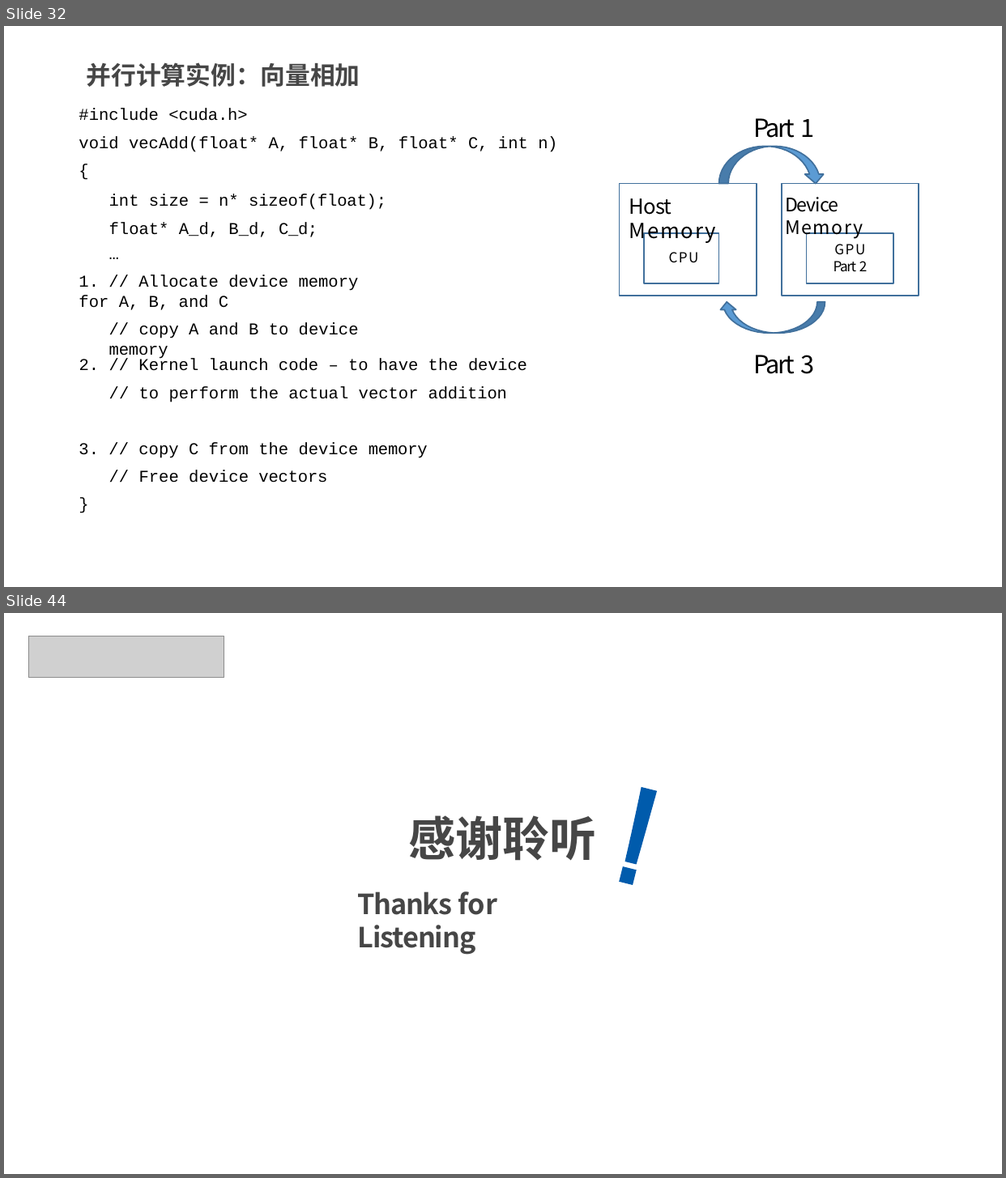
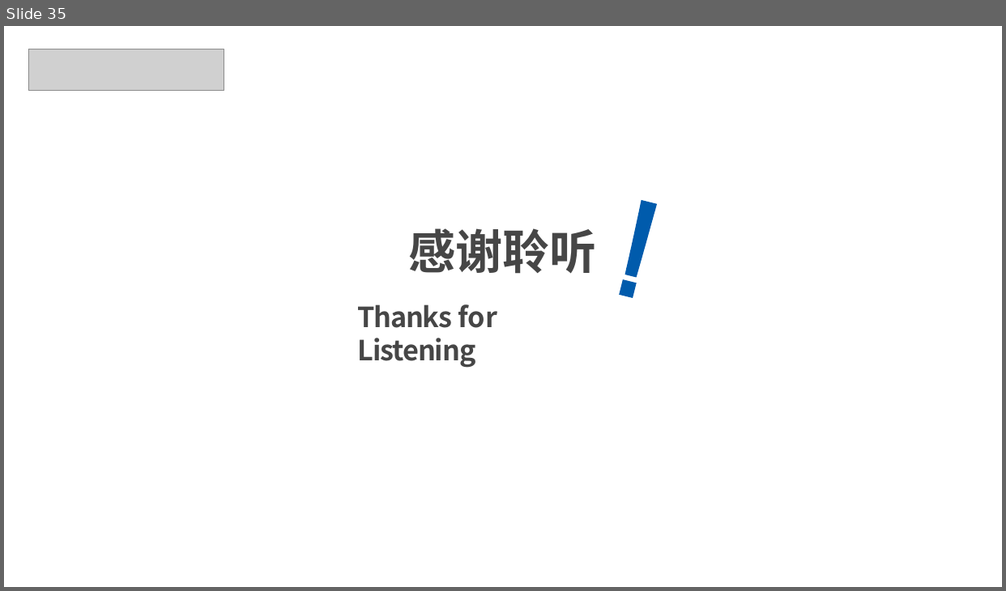
Before and after one commit to xws117/Bilibili-tutorial, a slide deck: 3-CUDA C编程及GPU基本知识.pptx. Shown one above the other, each under a label of ours: slides 32 and 44 before the commit, slide 35 after it; the slides between them are not shown. The pictures are 1006x1178 and 1006x591 pixels, drawn with LibreOffice and Linux fonts; fonts in the diff are those of the drawing; grey boxes stand for pictures; background and template pictures are left out. Boxes give left, top, right and bottom in pixels: in the first picture for what was removed or moved away, otherwise in the second. Text is boxed around its words. In the diff, an @@ line names an element or a change of style, - is before the commit and + after.

```diff
--- a/3-CUDA C编程及GPU基本知识.pptx
+++ b/3-CUDA C编程及GPU基本知识.pptx
@@ slide 32 removed at <box>4,26,1002,587</box>, background #FFFFFF @@
@@ title removed at <box>87,62,360,87</box> @@
-并行计算实例：向量相加
@@ text removed at <box>79,109,557,360</box> @@
-#include <cuda.h>
-void vecAdd(float* A, float* B, float* C, int n)
-{
-int size = n* sizeof(float); float* A_d, B_d, C_d;
-…
-1. // Allocate device memory for A, B, and C
-// copy A and B to device memory
@@ text removed at <box>754,118,814,138</box> @@
-Part 1
@@ freeform shape removed at <box>718,146,769,184</box> @@
@@ freeform shape removed at <box>718,146,823,184</box> @@
@@ freeform shape removed at <box>765,146,825,184</box> @@
@@ rectangle removed at <box>619,184,756,296</box> @@
-Host Memory
@@ rectangle removed at <box>782,184,919,296</box> @@
-Device Memory
@@ rectangle removed at <box>644,233,718,284</box> @@
-CPU
@@ rectangle removed at <box>807,233,894,284</box> @@
-GPU
-Part 2
@@ freeform shape removed at <box>721,302,774,333</box> @@
@@ freeform shape removed at <box>721,302,825,333</box> @@
@@ freeform shape removed at <box>770,302,825,333</box> @@
@@ text removed at <box>79,359,527,403</box> @@
-2. // Kernel launch code – to have the device
-// to perform the actual vector addition
@@ text removed at <box>754,355,814,374</box> @@
-Part 3
@@ text removed at <box>79,442,428,483</box> @@
-3. // copy C from the device memory
-// Free device vectors
-}
@@ what was slide 44 is now slide 35 @@
```
Also in this commit, not shown: 8 slides changed, 16 slides added, 24 other slides removed.
